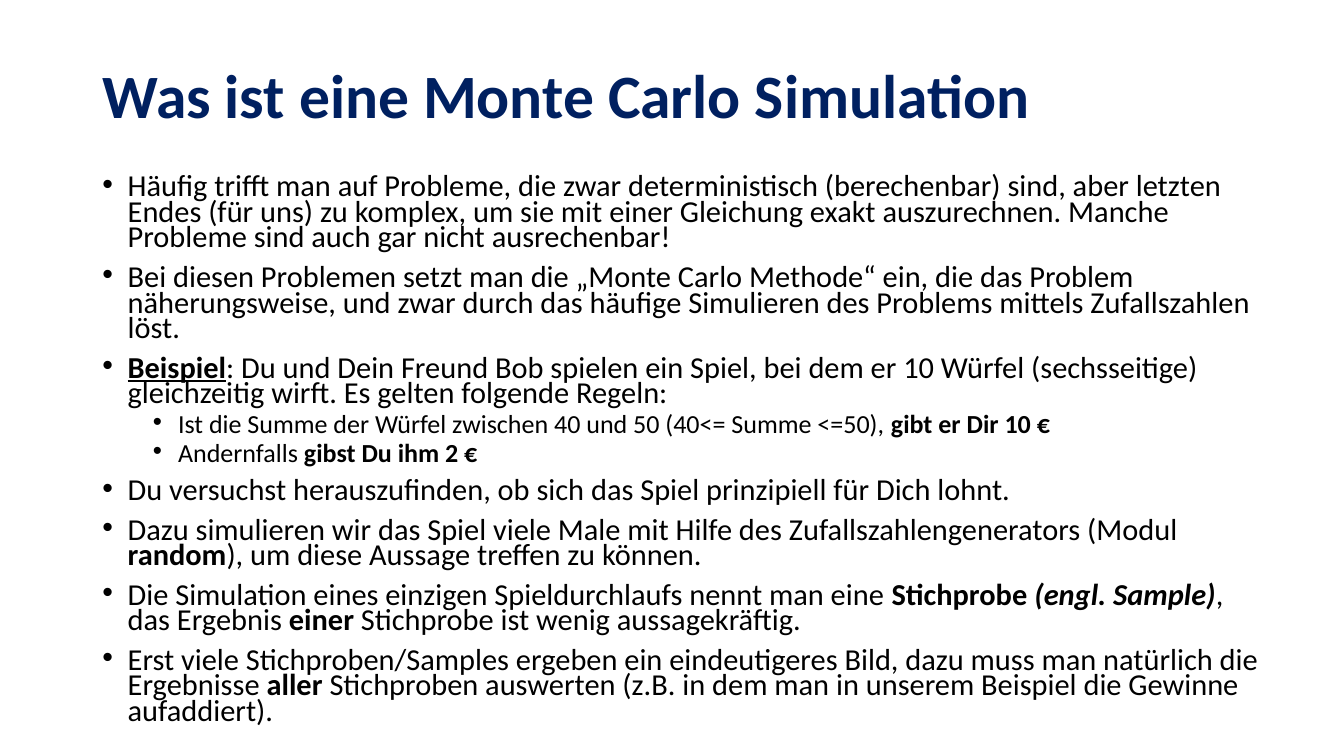
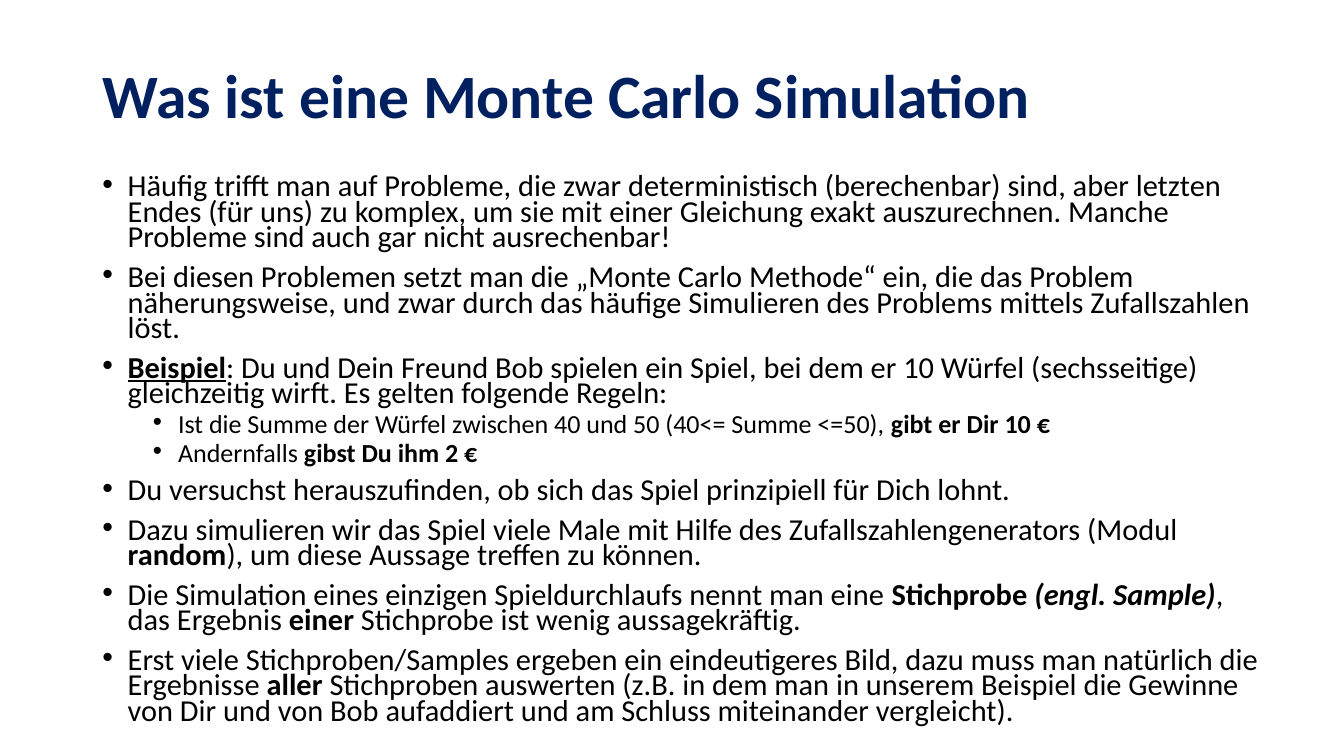
Before and after one commit to MickyRoth/Presentations, a slide deck: slide 3 of Wie programmiert man Monte Carlo.pptx. Drawn at 1344x756 pixels with LibreOffice and Linux fonts; fonts in the diff are those of the drawing; background and template pictures are left out. Boxes give left, top, right and bottom in pixels: in the first picture for what was removed or moved away, otherwise in the second. Text is boxed around its words. In the diff, an @@ line names an element or a change of style, - is before the commit and + after.

```diff
--- a/Wie programmiert man Monte Carlo.pptx
+++ b/Wie programmiert man Monte Carlo.pptx
@@ text at box(128, 649, 1258, 727): text changed @@
-• Erst viele Stichproben/Samples ergeben ein eindeutigeres Bild, dazu muss man natürlich die Ergebnisse aller Stichproben auswerten (z.B. in dem man in unserem Beispiel die Gewinne aufaddiert).
+• Erst viele Stichproben/Samples ergeben ein eindeutigeres Bild, dazu muss man natürlich die Ergebnisse aller Stichproben auswerten (z.B. in dem man in unserem Beispiel die Gewinne von Dir und von Bob aufaddiert und am Schluss miteinander vergleicht).
```
Also in this commit, not shown: 1 other file.
